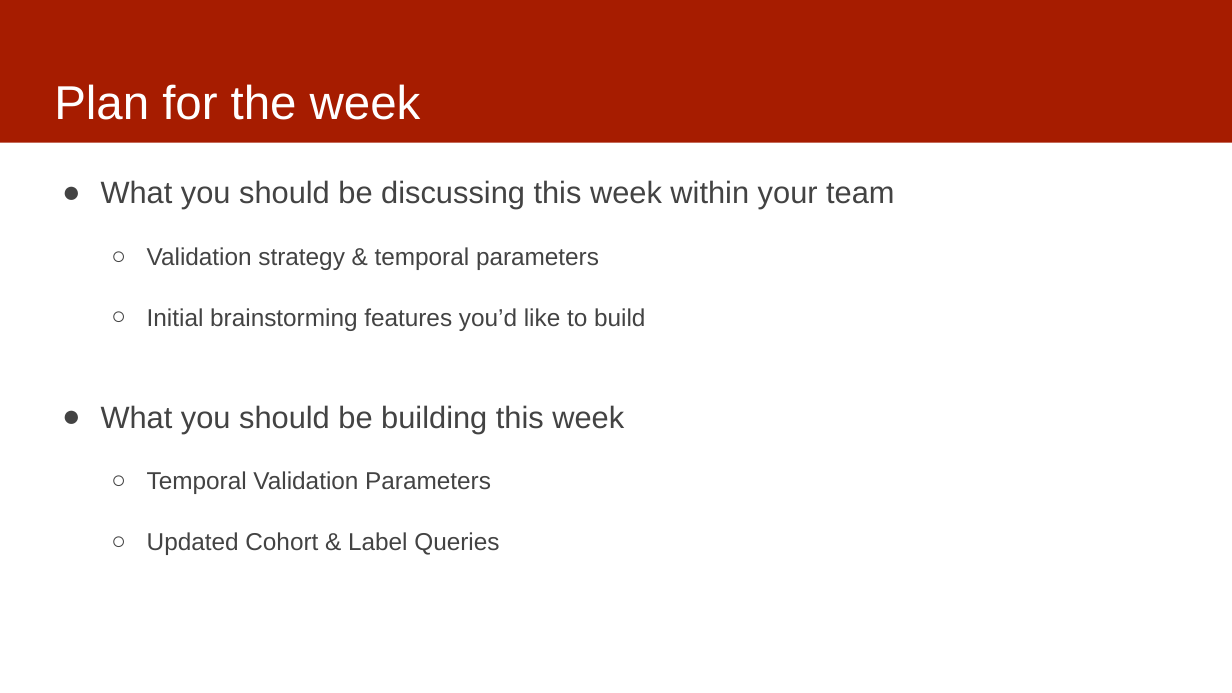
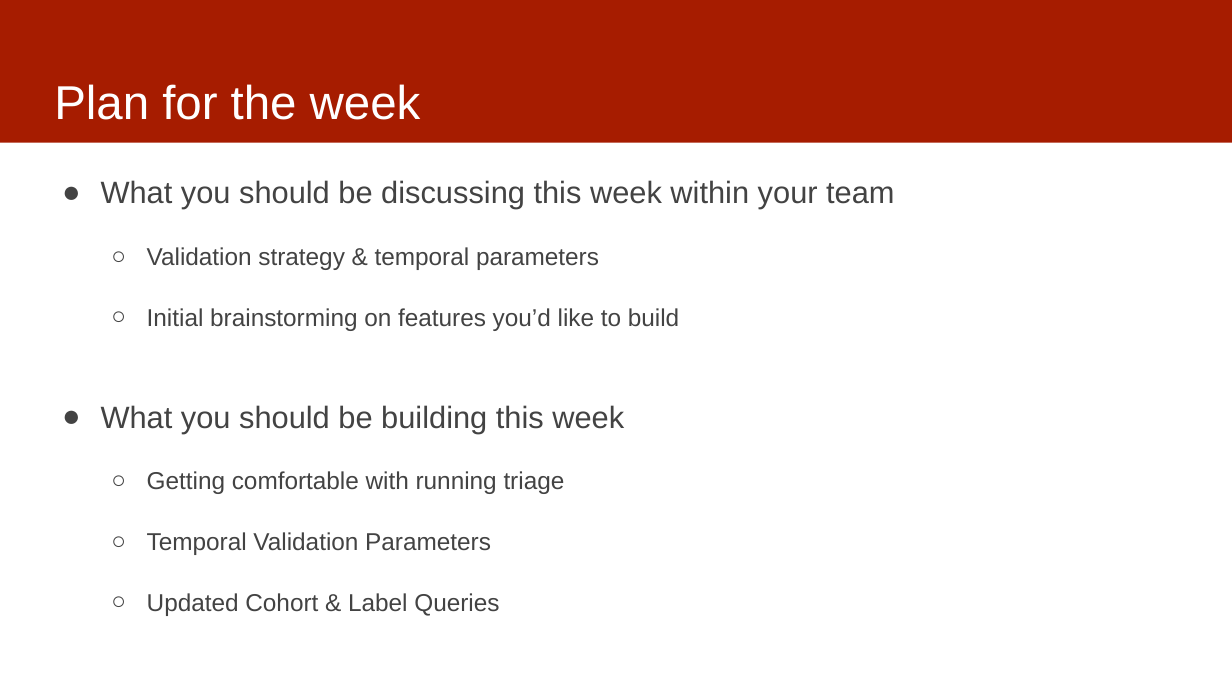
Before and after one commit to dssg/mlforpublicpolicylab, a slide deck: slide 4 of Lectures/12-features-and-imputation.pptx. Drawn at 1232x693 pixels with LibreOffice and Linux fonts; fonts in the diff are those of the drawing. Boxes give left, top, right and bottom in pixels: in the first picture for what was removed or moved away, otherwise in the second. Text is boxed around its words. In the diff, an @@ line names an element or a change of style, - is before the commit and + after.

```diff
--- a/Lectures/12-features-and-imputation.pptx
+++ b/Lectures/12-features-and-imputation.pptx
@@ text at (x1=147, y1=308, x2=679, y2=331): text changed @@
-  ○ Initial brainstorming features you’d like to build
+  ○ Initial brainstorming on features you’d like to build
@@ text at (x1=147, y1=471, x2=565, y2=494): paragraph added @@
+  ○ Getting comfortable with running triage
```
Also in this commit, not shown: 2 other slides changed, 4 slides added, 3 slides removed, 1 other file.
